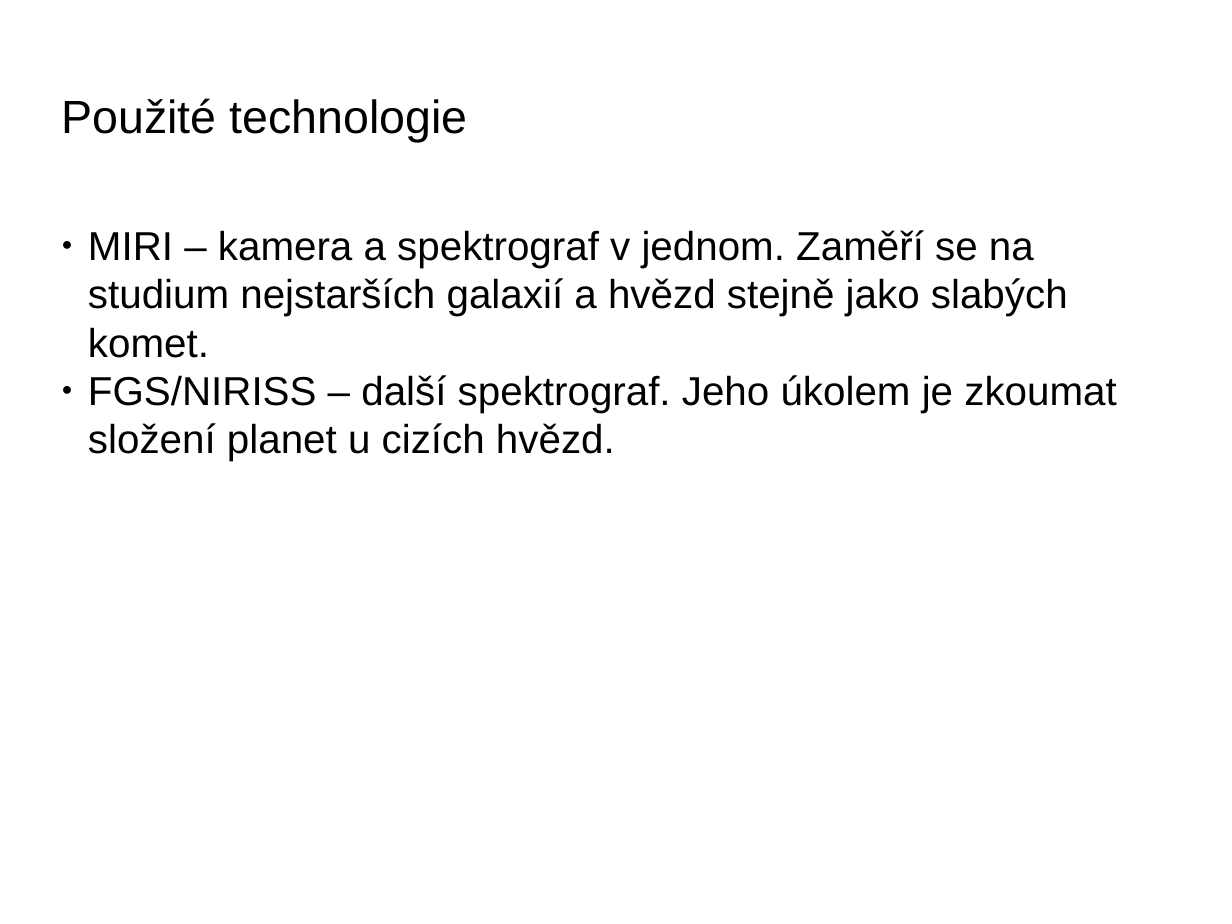
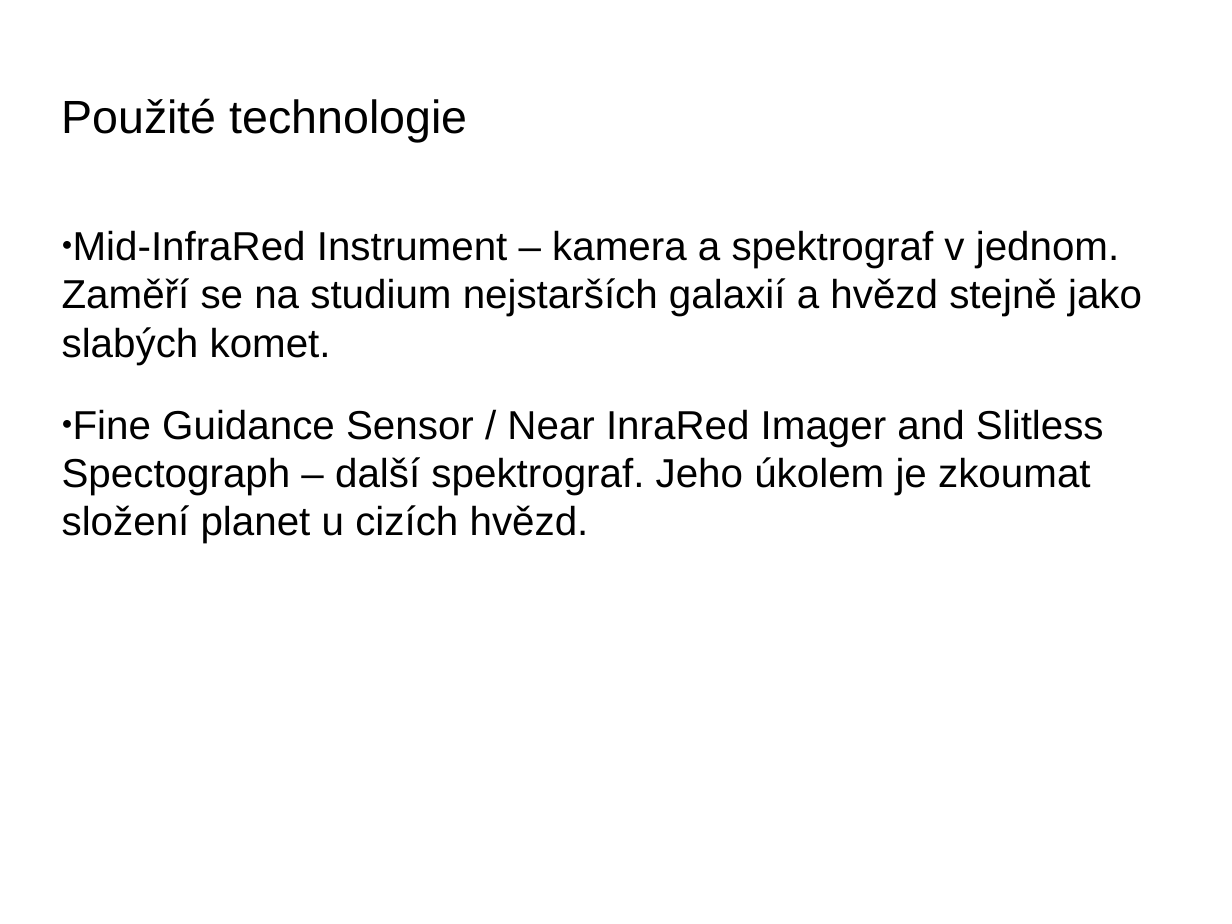
Before and after one commit to fast4shoot/FYO2015, a slide deck: slide 19 of slides/teleskopy.pptx (slide 16 before the commit). Drawn at 1232x924 pixels with LibreOffice and Linux fonts; fonts in the diff are those of the drawing; background and template pictures are left out. Boxes give left, top, right and bottom in pixels: in the first picture for what was removed or moved away, otherwise in the second. Text is boxed around its words. In the diff, an @@ line names an element or a change of style, - is before the commit and + after.

```diff
--- a/slides/teleskopy.pptx
+++ b/slides/teleskopy.pptx
@@ text at [62,230,1142,543]: text changed @@
-● MIRI – kamera a spektrograf v jednom. Zaměří se na studium nejstarších galaxií a hvězd stejně jako slabých komet.
-● FGS/NIRISS – další spektrograf. Jeho úkolem je zkoumat složení planet u cizích hvězd.
+● Mid-InfraRed Instrument – kamera a spektrograf v jednom. Zaměří se na studium nejstarších galaxií a hvězd stejně jako slabých komet.
+● Fine Guidance Sensor / Near InraRed Imager and Slitless Spectograph – další spektrograf. Jeho úkolem je zkoumat složení planet u cizích hvězd.
```
Also in this commit, not shown: 9 other slides changed, 4 slides added, 1 other file.
